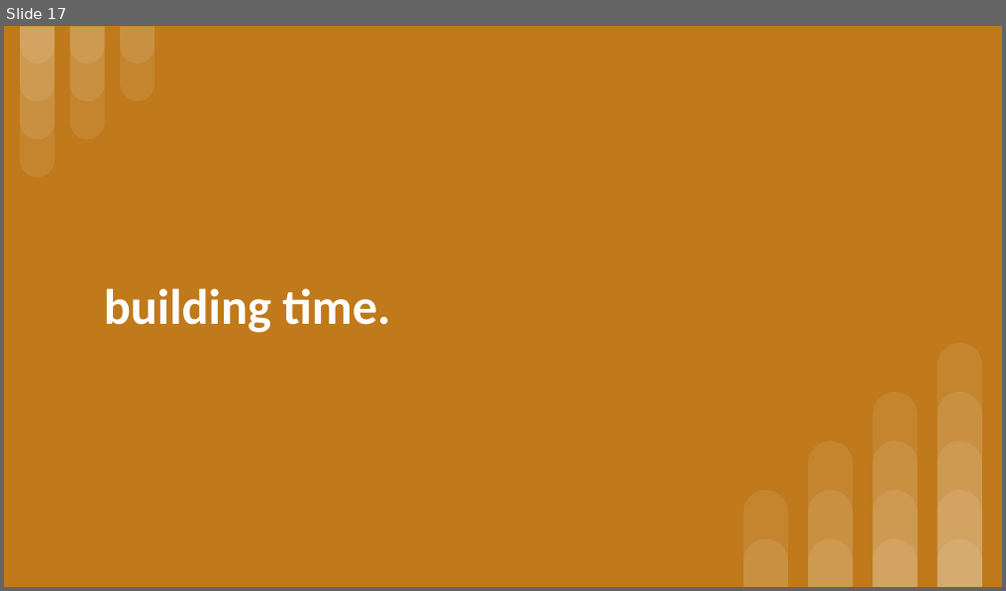
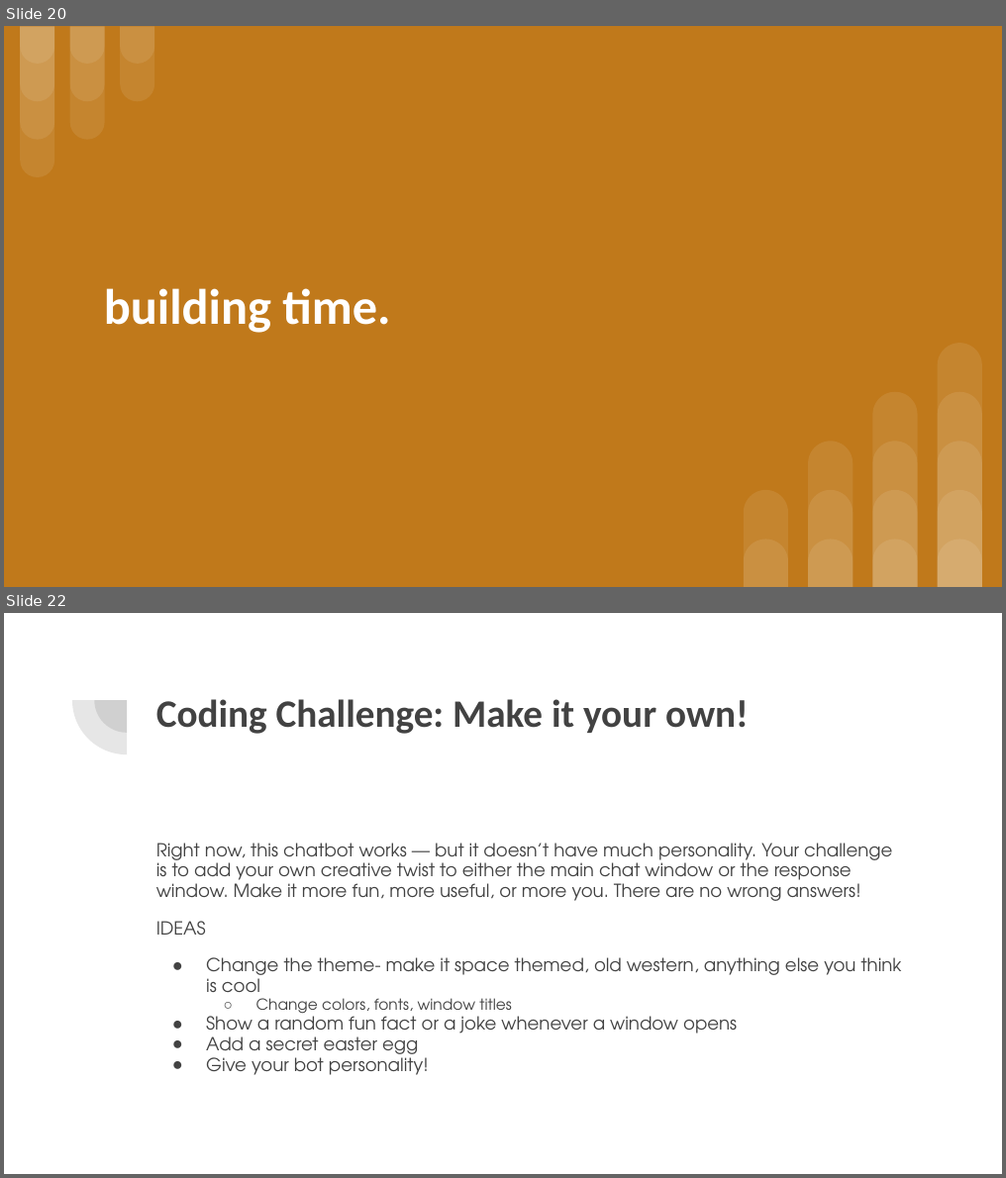
Before and after one commit to aacayanan/chatbot-workshop-mesacs, a slide deck: AI Chatbot Workshop.pptx. Shown one above the other, each under a label of ours: slide 17 before the commit, slides 20 and 22 after it; the slides between them are not shown. The pictures are 1006x591 and 1006x1178 pixels, drawn with LibreOffice and Linux fonts; fonts in the diff are those of the drawing. Boxes give left, top, right and bottom in pixels: in the first picture for what was removed or moved away, otherwise in the second. Text is boxed around its words. In the diff, an @@ line names an element or a change of style, - is before the commit and + after.

```diff
--- a/AI Chatbot Workshop.pptx
+++ b/AI Chatbot Workshop.pptx
@@ slide 22 added at (4,613,1002,1174), background #FFFFFF @@
@@ pie slice (boxed as its full ellipse) added at (72,646,180,755), fill #424242 at 13% opacity @@
@@ pie slice (boxed as its full ellipse) added at (95,667,159,733), fill #424242 at 13% opacity @@
@@ title added at (156,699,748,734), 28 pt, text #424242, bold @@
+Coding Challenge: Make it your own!
@@ text added at (156,843,902,1075), 13 pt, text #424242 @@
+Right now, this chatbot works — but it doesn’t have much personality. Your challenge is to add your own creative twist to either the main chat window or the response window. Make it more fun, more useful, or more you. There are no wrong answers!
+IDEAS
+● Change the theme- make it space themed, old western, anything else you think is cool
+  ○ Change colors, fonts, window titles
+● Show a random fun fact or a joke whenever a window opens
+● Add a secret easter egg
+● Give your bot personality!
@@ what was slide 17 is now slide 20 @@
```
Also in this commit, not shown: 3 slides changed, 7 other slides added, 3 slides removed.
